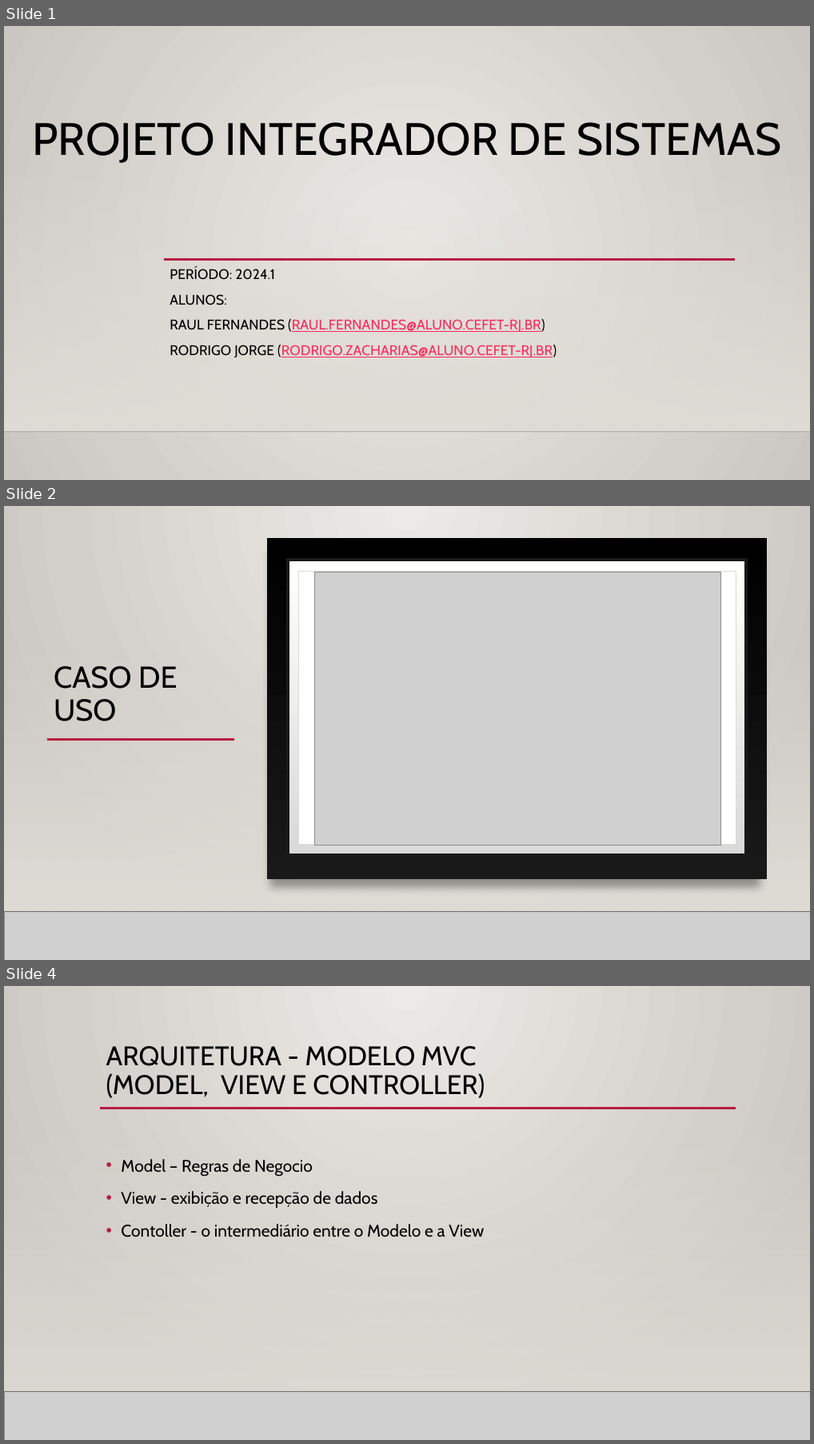
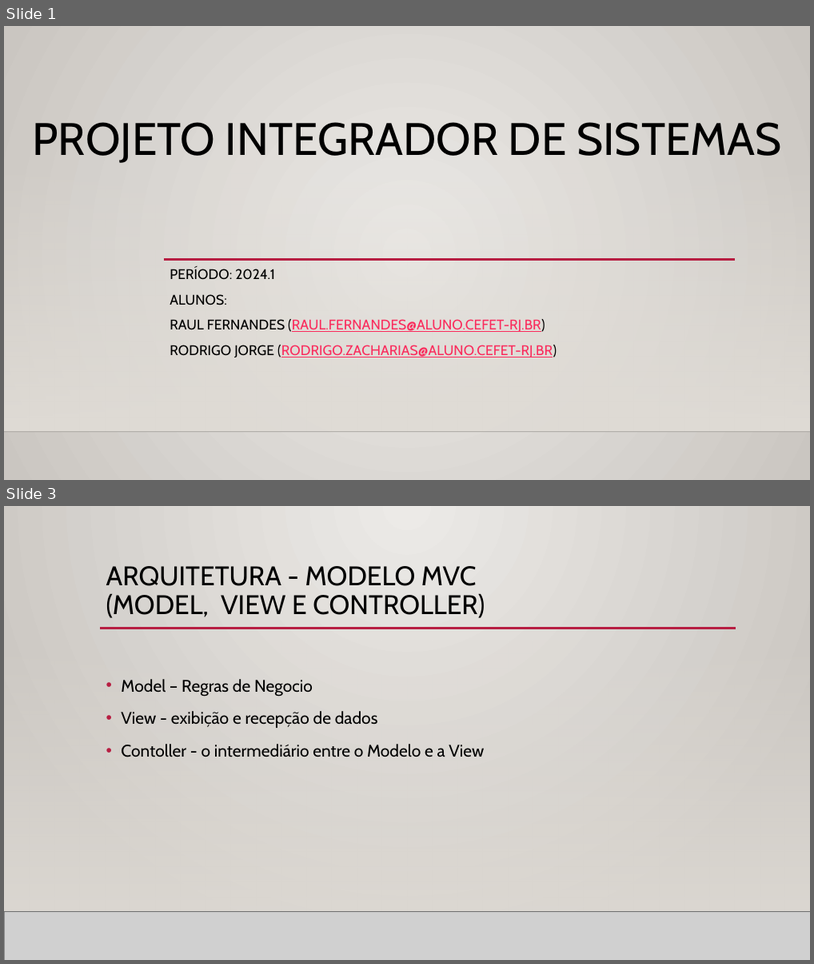
Before and after one commit to Raulzito311/AcmeSF, a slide deck: Apresentacao.pptx. Shown one above the other, each under a label of ours: slides 1, 2 and 4 before the commit, slides 1 and 3 after it; the slides between them are not shown. The pictures are 814x1444 and 814x964 pixels, drawn with LibreOffice and Linux fonts; fonts in the diff are those of the drawing; grey boxes stand for pictures; background and template pictures are left out. Boxes give left, top, right and bottom in pixels: in the first picture for what was removed or moved away, otherwise in the second. Text is boxed around its words. In the diff, an @@ line names an element or a change of style, - is before the commit and + after.

```diff
--- a/Apresentacao.pptx
+++ b/Apresentacao.pptx
@@ slide 2 removed at (4, 506, 810, 960), background gradient #ECEAE7 to #CAC7C1; not listed: 3 template elements that a slide beside it also shows @@
@@ rectangle removed at (4, 506, 810, 960) @@
@@ rectangle removed at (267, 538, 767, 879) @@
@@ rectangle removed at (288, 560, 746, 855) @@
@@ rectangle removed at (298, 571, 736, 844) @@
@@ picture removed at (315, 572, 722, 844) @@
@@ rectangle removed at (4, 640, 810, 912) @@
@@ title removed at (54, 666, 177, 721) @@
-CASO DE USO
@@ line removed from (47, 740) to (234, 740) @@
@@ picture removed at (4, 912, 810, 960) @@
@@ line removed from (4, 912) to (810, 912) @@
@@ what was slide 4 is now slide 3 @@
```
Also in this commit, not shown: 2 slides changed, 5 other files.
